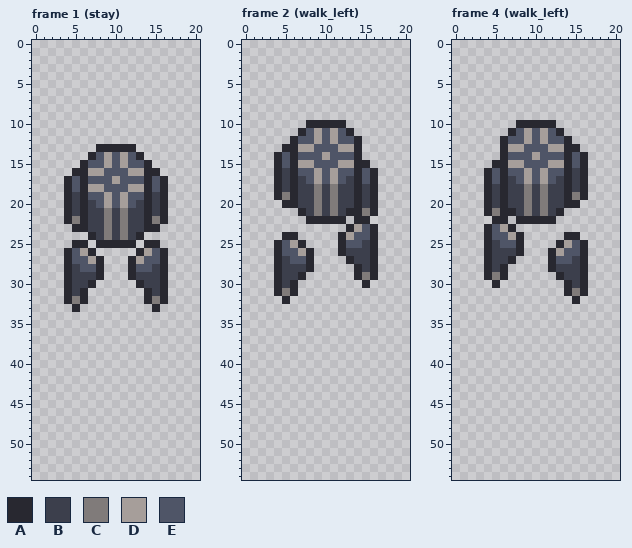
Pixel-art file, stored at Assets/Resources/Textures/Player/player.ase. Above, as it was before the edit.
21x55 pixels, 19 frames. Shown: frame 1 (stay), frame 2 (walk_left), frame 4 (walk_left). The commit also changed other frames, which this record leaves out.
Visible layers, top first: "Leg bottomleft", "Leg bottomright", "Body", "Leg topleft", "Leg topright".
Palette (. is transparent): A #282830  B #3c3f4c  C #807b7a  D #a69e9a  E #4f5567
Pixels before, frame 1 (stay), first column x 4:
13 ....AAAAA....
14 ...AEDEDEA...
15 ..AEEDEDEEA..
16 .AADDEEEDDAA.
17 AEAEEEDEEEAEA
18 AEADDEEEDDAEA
19 ABAEEDEDEEABA
20 ABABEDEDEBABA
21 ABABBCBCBBABA
22 ACABBCBCBBACA
23 .AABBCBCBBAA.
24 ...ABCBCBA...
25 .AA.AAAAA.AA.
26 AEDA.....ADEA
27 AEEDA...ADEEA
28 ABEEA...AEEBA
29 ABBBA...ABBBA
30 ABBA.....ABBA
31 ABA.......ABA
32 ACA.......ACA
33 .A.........A.
Pixels before, frame 2 (walk_left), first column x 4:
10 ....AAAAA....
11 ...AEDEDEA...
12 ..AEEDEDEEA..
13 .AADDEEEDDA..
14 AEAEEEDEEEA..
15 AEADDEEEDDAA.
16 ABAEEDEDEEAEA
17 ABABEDEDEBAEA
18 ABABBCBCBBABA
19 ACABBCBCBBABA
20 .AABBCBCBBABA
21 ...ABCBCBAACA
22 ....AAAAA.AA.
23 .........ADEA
24 .AA.....ADEEA
25 AEDA....AEEBA
26 AEEDA...ABBBA
27 ABEEA....ABBA
28 ABBBA.....ABA
29 ABBA......ACA
30 ABA........A.
31 ACA..........
32 .A...........
Pixels before, frame 4 (walk_left), first column x 4:
10 ....AAAAA....
11 ...AEDEDEA...
12 ..AEEDEDEEA..
13 ..ADDEEEDDAA.
14 ..AEEEDEEEAEA
15 .AADDEEEDDAEA
16 AEAEEDEDEEABA
17 AEABEDEDEBABA
18 ABABBCBCBBABA
19 ABABBCBCBBACA
20 ABABBCBCBBAA.
21 ACAABCBCBA...
22 .AA.AAAAA....
23 AEDA.........
24 AEEDA.....AA.
25 ABEEA....ADEA
26 ABBBA...ADEEA
27 ABBA....AEEBA
28 ABA.....ABBBA
29 ACA......ABBA
30 .A........ABA
31 ..........ACA
32 ...........A.
Once edited:
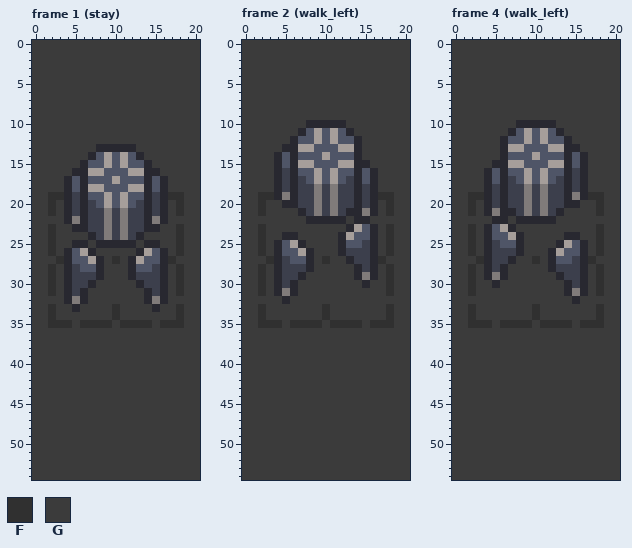
Colours new in this view: F #303030  G #3b3b3b
Diff:
layer "Layer 2" now shown
layer "Layer 1" now shown
Frame 1 (stay), layers "Layer 1", "Layer 2":
y 0..12: x 0..20 ..................... -> GGGGGGGGGGGGGGGGGGGGG
y 13: x 0..7 ........ -> GGGGGGGG; x 13..20 ........ -> GGGGGGGG
y 14: x 0..6 ....... -> GGGGGGG; x 14..20 ....... -> GGGGGGG
y 15: x 0..5 ...... -> GGGGGG; x 15..20 ...... -> GGGGGG
y 16: x 0..4 ..... -> GGGGG; x 16..20 ..... -> GGGGG
y 17..18: x 0..3 .... -> GGGG; x 17..20 .... -> GGGG
y 19: x 0..3 .... -> GGFF; x 17..20 .... -> FFGG
y 20..21: x 0..3 .... -> GGFG; x 17..20 .... -> GFGG
y 22: x 0..3 .... -> GGGG; x 17..20 .... -> GGGG
y 23: x 0..4 ..... -> GGFGG; x 16..20 ..... -> GGFGG
y 24: x 0..6 ....... -> GGFGGGG; x 14..20 ....... -> GGGGFGG
y 25: x 0..4 ..... -> GGFGG; x 7 . -> G; x 13 . -> G; x 16..20 ..... -> GGFGG
y 26: x 0..3 .... -> GGFG; x 8..12 ..... -> GGGGG; x 17..20 .... -> GFGG
y 27: x 0..3 .... -> GGGF; x 9..11 ... -> GFG; x 17..20 .... -> FGGG
y 28..29: x 0..3 .... -> GGFG; x 9..11 ... -> GGG; x 17..20 .... -> GFGG
y 30: x 0..3 .... -> GGFG; x 8..12 ..... -> GGGGG; x 17..20 .... -> GFGG
y 31: x 0..3 .... -> GGFG; x 7..13 ....... -> GGGGGGG; x 17..20 .... -> GFGG
y 32: x 0..3 .... -> GGGG; x 7..13 ....... -> GGGGGGG; x 17..20 .... -> GGGG
y 33: x 0..4 ..... -> GGFGG; x 6..14 ......... -> GGGGFGGGG; x 16..20 ..... -> GGFGG
y 34: x 0..20 ..................... -> GGFGGGGGGGFGGGGGGGFGG
y 35: x 0..20 ..................... -> GGFFFGFFFFGFFFFGFFFGG
y 36..54: x 0..20 ..................... -> GGGGGGGGGGGGGGGGGGGGG
Frame 2 (walk_left), layers "Layer 1", "Layer 2":
y 0..9: x 0..20 ..................... -> GGGGGGGGGGGGGGGGGGGGG
y 10: x 0..7 ........ -> GGGGGGGG; x 13..20 ........ -> GGGGGGGG
y 11: x 0..6 ....... -> GGGGGGG; x 14..20 ....... -> GGGGGGG
y 12: x 0..5 ...... -> GGGGGG; x 15..20 ...... -> GGGGGG
y 13: x 0..4 ..... -> GGGGG; x 15..20 ...... -> GGGGGG
y 14: x 0..3 .... -> GGGG; x 15..20 ...... -> GGGGGG
y 15: x 0..3 .... -> GGGG; x 16..20 ..... -> GGGGG
y 16..18: x 0..3 .... -> GGGG; x 17..20 .... -> GGGG
y 19: x 0..3 .... -> GGFF; x 17..20 .... -> FFGG
y 20: x 0..4 ..... -> GGFGG; x 17..20 .... -> GFGG
y 21: x 0..6 ....... -> GGFGGGG; x 17..20 .... -> GFGG
y 22: x 0..7 ........ -> GGGGGGGG; x 13 . -> G; x 16..20 ..... -> GGGGG
y 23: x 0..12 ............. -> GGFGGGGGGGGGG; x 17..20 .... -> GFGG
y 24: x 0..4 ..... -> GGFGG; x 7..11 ..... -> GGGGG; x 17..20 .... -> GFGG
y 25: x 0..3 .... -> GGFG; x 8..11 .... -> GGGG; x 17..20 .... -> GFGG
y 26: x 0..3 .... -> GGFG; x 9..11 ... -> GGG; x 17..20 .... -> GFGG
y 27: x 0..3 .... -> GGGF; x 9..12 .... -> GFGG; x 17..20 .... -> FGGG
y 28: x 0..3 .... -> GGFG; x 9..13 ..... -> GGGGG; x 17..20 .... -> GFGG
y 29: x 0..3 .... -> GGFG; x 8..13 ...... -> GGGGGG; x 17..20 .... -> GFGG
y 30: x 0..3 .... -> GGFG; x 7..14 ........ -> GGGGGGGG; x 16..20 ..... -> GGFGG
y 31: x 0..3 .... -> GGFG; x 7..20 .............. -> GGGGGGGGGGGFGG
y 32: x 0..4 ..... -> GGGGG; x 6..20 ............... -> GGGGGGGGGGGGGGG
y 33..34: x 0..20 ..................... -> GGFGGGGGGGFGGGGGGGFGG
y 35: x 0..20 ..................... -> GGFFFGFFFFGFFFFGFFFGG
y 36..54: x 0..20 ..................... -> GGGGGGGGGGGGGGGGGGGGG
Frame 4 (walk_left), layers "Layer 1", "Layer 2":
y 0..9: x 0..20 ..................... -> GGGGGGGGGGGGGGGGGGGGG
y 10: x 0..7 ........ -> GGGGGGGG; x 13..20 ........ -> GGGGGGGG
y 11: x 0..6 ....... -> GGGGGGG; x 14..20 ....... -> GGGGGGG
y 12: x 0..5 ...... -> GGGGGG; x 15..20 ...... -> GGGGGG
y 13: x 0..5 ...... -> GGGGGG; x 16..20 ..... -> GGGGG
y 14: x 0..5 ...... -> GGGGGG; x 17..20 .... -> GGGG
y 15: x 0..4 ..... -> GGGGG; x 17..20 .... -> GGGG
y 16..18: x 0..3 .... -> GGGG; x 17..20 .... -> GGGG
y 19: x 0..3 .... -> GGFF; x 17..20 .... -> FFGG
y 20: x 0..3 .... -> GGFG; x 16..20 ..... -> GGFGG
y 21: x 0..3 .... -> GGFG; x 14..20 ....... -> GGGGFGG
y 22: x 0..4 ..... -> GGGGG; x 7 . -> G; x 13..20 ........ -> GGGGGGGG
y 23: x 0..3 .... -> GGFG; x 8..20 ............. -> GGGGGGGGGGFGG
y 24: x 0..3 .... -> GGFG; x 9..13 ..... -> GGGGG; x 16..20 ..... -> GGFGG
y 25: x 0..3 .... -> GGFG; x 9..12 .... -> GGGG; x 17..20 .... -> GFGG
y 26: x 0..3 .... -> GGFG; x 9..11 ... -> GGG; x 17..20 .... -> GFGG
y 27: x 0..3 .... -> GGGF; x 8..11 .... -> GGFG; x 17..20 .... -> FGGG
y 28: x 0..3 .... -> GGFG; x 7..11 ..... -> GGGGG; x 17..20 .... -> GFGG
y 29: x 0..3 .... -> GGFG; x 7..12 ...... -> GGGGGG; x 17..20 .... -> GFGG
y 30: x 0..4 ..... -> GGFGG; x 6..13 ........ -> GGGGGGGG; x 17..20 .... -> GFGG
y 31: x 0..13 .............. -> GGFGGGGGGGGGGG; x 17..20 .... -> GFGG
y 32: x 0..14 ............... -> GGGGGGGGGGGGGGG; x 16..20 ..... -> GGGGG
y 33..34: x 0..20 ..................... -> GGFGGGGGGGFGGGGGGGFGG
y 35: x 0..20 ..................... -> GGFFFGFFFFGFFFFGFFFGG
y 36..54: x 0..20 ..................... -> GGGGGGGGGGGGGGGGGGGGG
Where, in picture pixels (left, top, right, bottom), the same in both pictures:
added: (32, 40, 200, 480)
added: (242, 40, 410, 480)
added: (452, 40, 620, 480)
